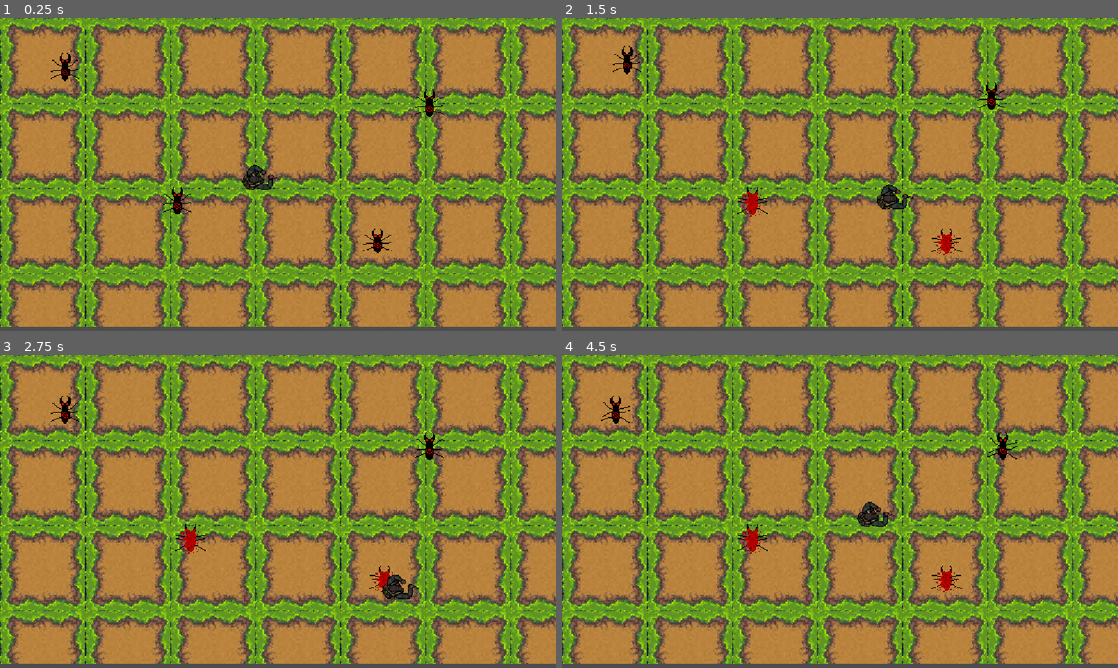
Above: before the commit, frames 1-4 (two rows, left to right).
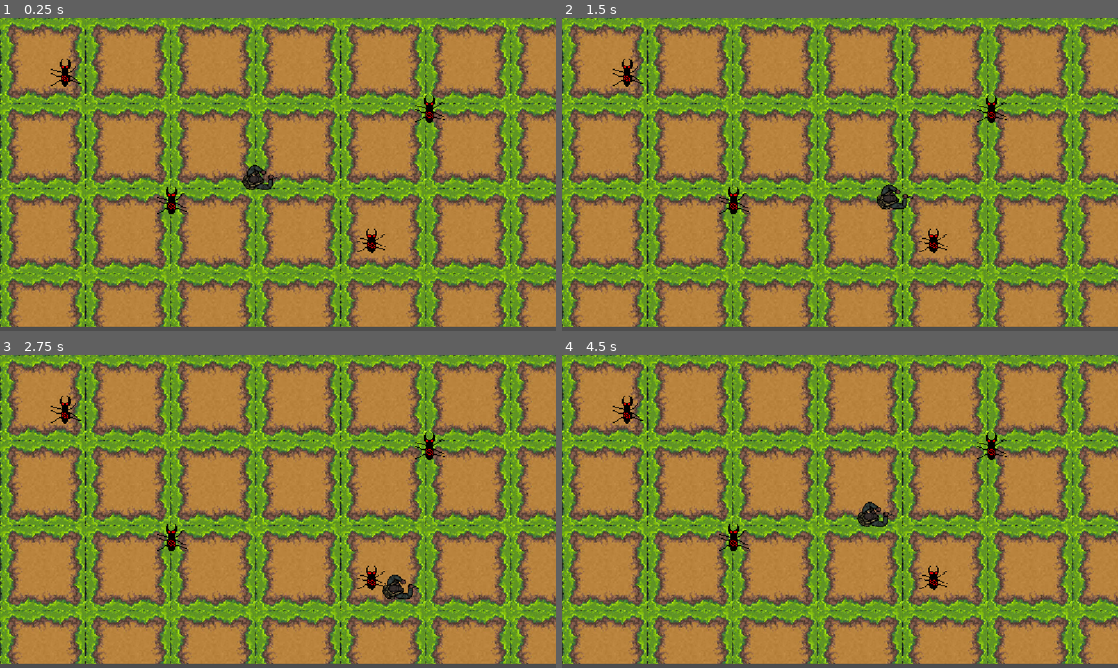
Above: after the commit, the same moments.

Repository: vladydad/Invasion_godot
Game: Godot game, scene res://NPC/NPC.tscn
Same seed, same stepped clock (60 frames per second), same inputs: the game is played once before the commit and once after it.
Inputs (mouse positions are in pixels of both pictures, inside the frame that each line leads up to):
- Up to frame 1 (0.25 s): no input
- Up to frame 2 (1.5 s): tap Enter (ui_accept) at 0.5, 0.77 s; move the mouse to (962, 158) at 0.52 s; hold Right (ui_right) 0.53-1.28 s; click (962, 158) at 0.6 s; move the mouse to (728, 190) at 1.27 s; hold Down (ui_down) from 1.28 s (still down); click (728, 190) at 1.35 s
- Up to frame 3 (2.75 s): tap Enter (ui_accept) at 1.52 s; move the mouse to (333, 442) at 2.02 s; release Down (ui_down) at 2.03 s; hold Right (ui_right) from 2.03 s (still down); click (333, 442) at 2.1 s
- Up to frame 4 (4.5 s): move the mouse to (812, 574) at 2.77 s; release Right (ui_right) at 2.78 s; hold Up (ui_up) 2.78-3.53 s; click (812, 574) at 2.85 s; tap Enter (ui_accept) at 3.02, 3.77 s; move the mouse to (1006, 558) at 3.52 s; hold Left (ui_left) from 3.53 s (still down); click (1006, 558) at 3.6 s; move the mouse to (673, 464) at 4.27 s; click (673, 464) at 4.35 s

The runs differ from the first frame. In frame 1, 0.7% of the frame differs, in the area x 9-80%, y 11-76%; in frame 2, 1.0%; in frame 3, 0.7%; in frame 4, 1.1%, in the area x 7-82%, y 13-76%.
Error after the commit: Parse Error: Variable "player_near" has the same name as a previously declared variable. (res://NPC/MAIN_NPC.gd:9)

Commit message:
aaa

Diff:
--- a/invasion/NPC/MAIN_NPC.gd
+++ b/invasion/NPC/MAIN_NPC.gd
@@ -1,10 +1,13 @@
-
 extends CharacterBody2D
 
 var speed = 50
 var direction = Vector2.RIGHT
 var stopped = false
 var dead = false
+var player_near = false
+var talking = false
+var player_near = false
+var talking = false
 
 var min_x = -50
 var max_x = 50
@@ -42,6 +45,11 @@
 		velocity = Vector2.ZERO
 		return
 
+	if talking:
+		velocity = Vector2.ZERO
+		anim.play("IDLE")
+		return
+
 	if stopped:
 		velocity = Vector2.ZERO
 		anim.play("IDLE")
@@ -60,6 +68,19 @@
 	if position.y < min_y:
 		direction = Vector2.DOWN
 
+func _process(delta):
+	if player_near and Input.is_action_just_pressed("interact"):
+		talking = true
+
+func _on_area_2d_body_entered(body):
+	if body.is_in_group("player"):
+		player_near = true
+
+func _on_area_2d_body_exited(body):
+	if body.is_in_group("player"):
+		player_near = false
+		talking = false
+
 func die():
 	if dead:
 		return
--- a/invasion/NPC/NPC.tscn
+++ b/invasion/NPC/NPC.tscn
@@ -969,7 +969,7 @@
 position = Vector2(770, 458)
 scale = Vector2(0.11367172, 0.08281251)
 sprite_frames = SubResource("SpriteFrames_ial2q")
-animation = &"WALK"
+animation = &"IDLE"
 
 [node name="Timer" type="Timer" parent="NPC1" unique_id=676454954]
 
